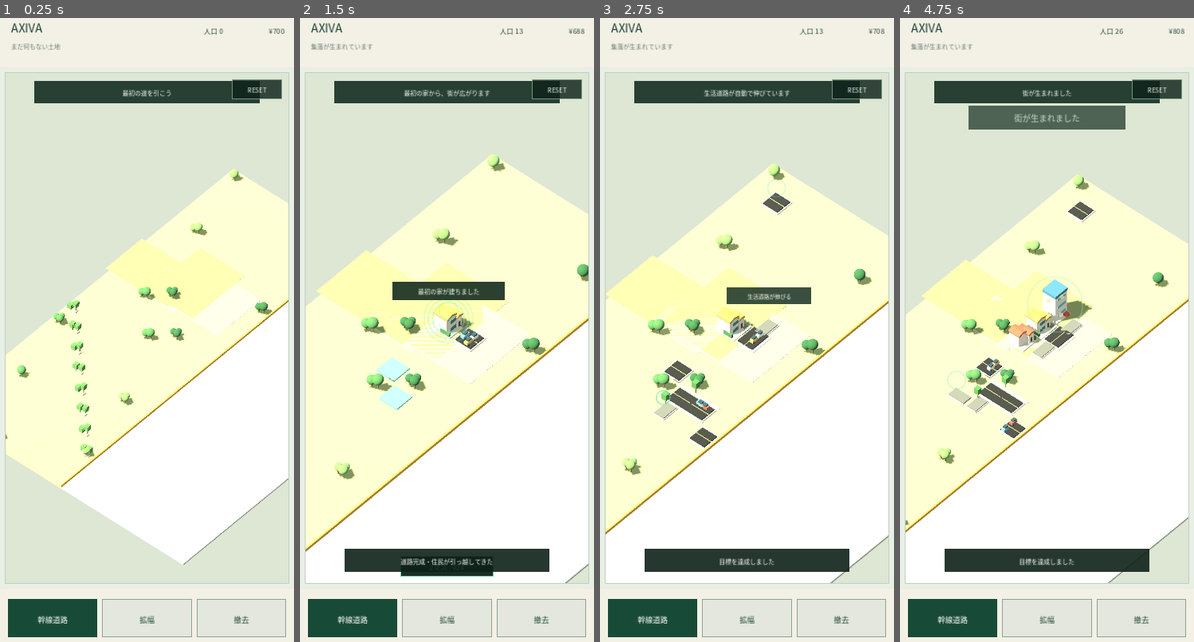
Above: before the commit, frames 1-4 (left to right).
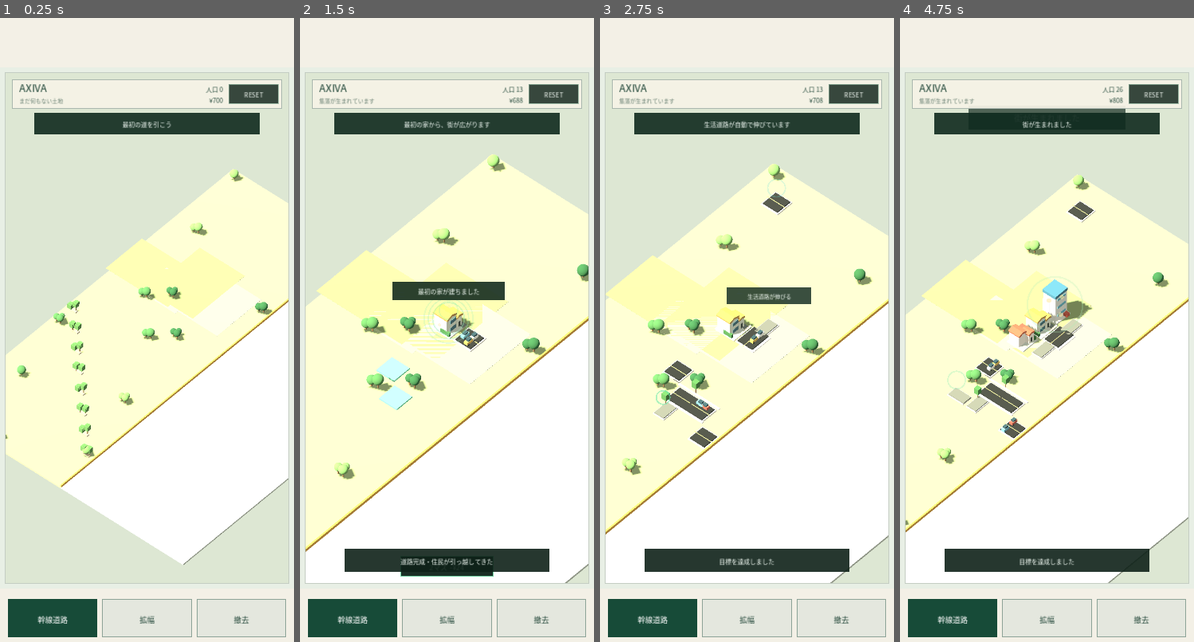
Above: after the commit, the same moments.

Repository: 48wr9f4wgp-lab/machi-loop
Game: Godot game, scene res://main.tscn
The game is run twice, just before and just after one commit, with the same random seed, the same clock (stepped at 60 frames per second) and the same inputs.
Inputs (mouse positions are in pixels of both pictures, inside the frame that each line leads up to):
- Up to frame 1 (0.25 s): no input
- Up to frame 2 (1.5 s): tap Enter at 0.5 s; move the mouse to (511, 298) at 0.52 s; click (511, 298) at 0.67 s; drag from (388, 367) to (432, 461) at 1.27 s
- Up to frame 3 (2.75 s): move the mouse to (776, 192) at 2.02 s; click (776, 192) at 2.17 s
- Up to frame 4 (4.75 s): drag from (1032, 461) to (958, 236) at 2.77 s; move the mouse to (1135, 429) at 3.52 s; click (1135, 429) at 3.67 s; drag from (958, 236) to (1002, 174) at 4.27 s

The runs differ from the first frame. In frame 1, 6.0% of the frame differs, in the area x 3-97%, y 0-19%; in frame 2, 6.1%; in frame 3, 6.1%; in frame 4, 6.2%.

Commit message:
Enable AXIVA v0.34 mobile-safe HUD

Diff:
--- a/main.gd
+++ b/main.gd
@@ -1 +1 @@
-extends "res://main_v33_reset_control.gd"
+extends "res://main_v34_mobile_hud.gd"
